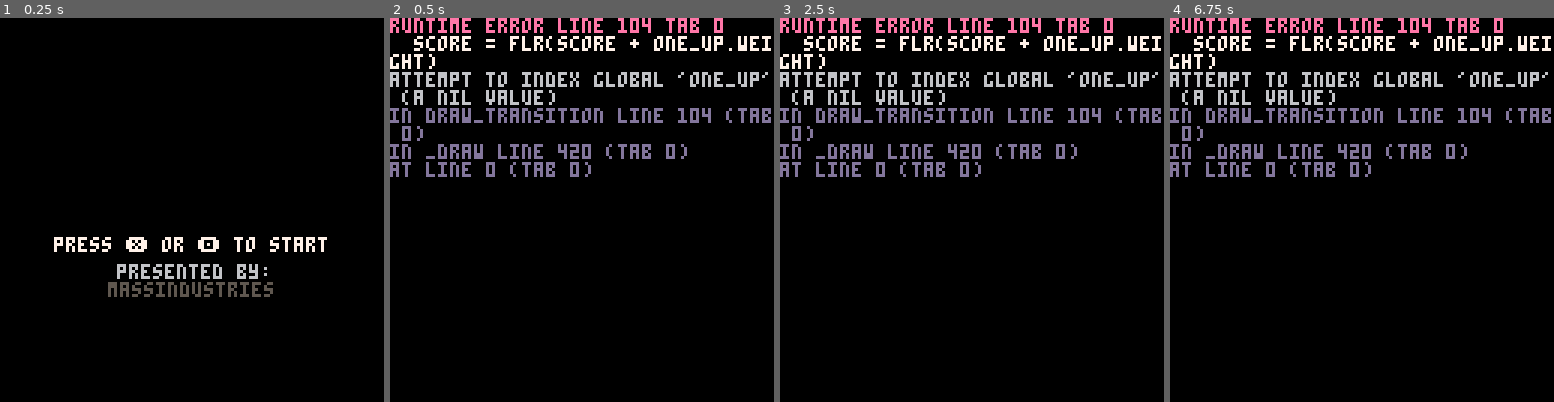
Above: before the commit, frames 1-4 (left to right).
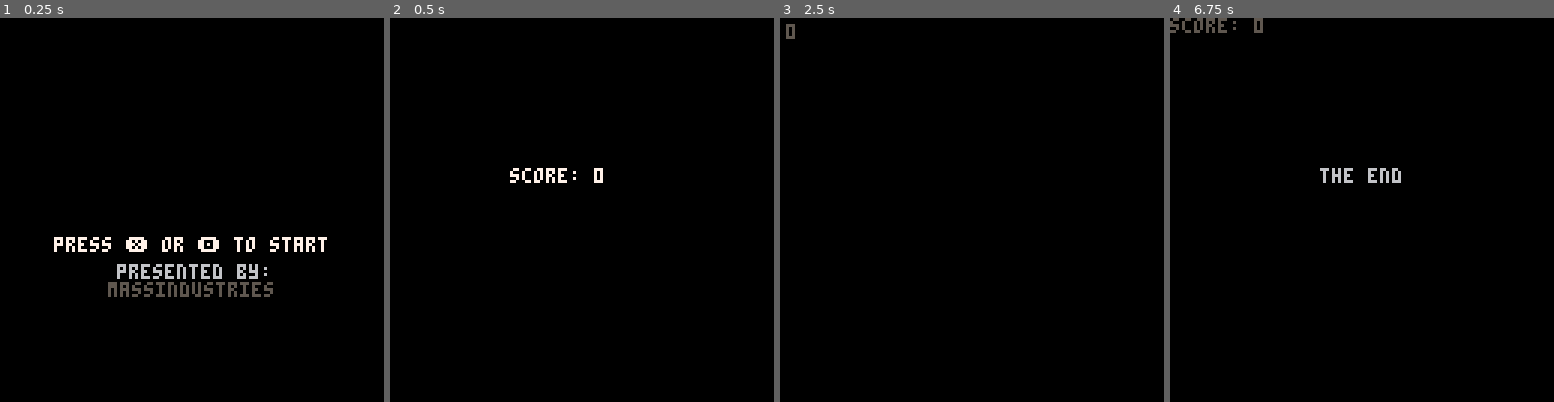
Above: after the commit, the same moments.

Repository: abemassry/dimensional-jump
Game: PICO-8 cartridge dimensional-jump.p8
The game is run twice, just before and just after one commit, with the same random seed, the same clock (stepped at 60 frames per second) and the same inputs.
Inputs:
- Up to frame 1 (0.25 s): no input
- Up to frame 2 (0.5 s): tap X (X key) at 0.33 s
- Up to frame 3 (2.5 s): tap O (Z key) at 0.7, 1.7, 2.1 s; tap X (X key) at 1.07, 1.85 s; hold Right 1.6-2.1 s; hold Up 2.15-2.42 s; hold Right from 2.47 s (still down)
- Up to frame 4 (6.75 s): tap O (Z key) every 0.4 s from 2.5 to 6.5 s; tap X (X key) every 1.12 s from 2.97 to 6.32 s; release Right at 3.03 s; hold Left 3.08-3.58 s; hold Down 3.63-3.97 s; hold Right 4.02-4.68 s; hold Up 4.73-5.03 s; hold Left 5.08-5.68 s; hold Down 5.73-6.03 s; hold Right 6.08-6.58 s; hold Right from 6.63 s (still down)

Frame 1 is identical in both runs. In frame 2, 8.9% of the frame differs, in the area x 0-100%, y 0-43%; in frame 3, 8.7%; in frame 4, 9.1%.
Error before the commit: runtime error line 104 tab 0; score = flr(score + one_up.weight); attempt to index global 'one_up' (a nil value)

Commit message:
start working on title screen

Diff:
--- a/dimensional-jump.p8
+++ b/dimensional-jump.p8
@@ -104,7 +104,7 @@
 
 function draw_transition()
 	if score_tabulate == 0 then
-		score = flr(score + one_up.weight)
+		-- TODO: tabulate score at end of level
 		score_tabulate = 1
 	end
 	local multiplier = flr(score/100) * 2
@@ -427,3 +427,64 @@
 	end
 
 end
+…(32 lines of a section not shown)…
+__map__
+0000800080000000000000000000000000000000000000000000000000000000000000000000000000000000000000000000000000000000000000000000000000000000000000000000000000000000000000000000000000000000000000000000000000000000000000000000000000000000000000000000000000000000
+0000000000000000000000000000000000000000000000000000000000000000000000000000000000000000000000000000000000000000000000000000000000000000000000000000000000000000000000000000000000000000000000000000000000000000000000000000000000000000000000000000000000000000
+0000000000000000000000000000000000000000000000000000000000000000000000000000000000000000000000000000000000000000000000000000000000000000000000000000000000000000000000000000000000000000000000000000000000000000000000000000000000000000000000000000000000000000
+0000000000000000000000000000000000000000000000000000000000000000000000000000000000000000000000000000000000000000000000000000000000000000000000000000000000000000000000000000000000000000000000000000000000000000000000000000000000000000000000000000000000000000
+0000000000000000000000000000000000000000000000000000000000000000000000000000000000000000000000000000000000000000000000000000000000000000000000000000000000000000000000000000000000000000000000000000000000000000000000000000000000000000000000000000000000000000
+0000000000000000000000000000000000000000000000008000000000000000000000000000000000000000000000000000000000000000000000000000000000000000000000000000000000000000000000000000000000000000000000000000000000000000000000000000000000000000000000000000000000000000
+0000000000000000000000000000000000000000000000008000000000000000000000000000000000000000000000000000000000000000000000000000000000000000000000000000000000000000000000000000000000000000000000000000000000000000000000000000000000000000000000000000000000000000
+0000000000000000000000000000000000000000000000000080000000000000000000000000000000000000000000000000000000000000000000000000000000000000000000000000000000000000000000000000000000000000000000000000000000000000000000000000000000000000000000000000000000000000
+0000000000000000000000000000000000000000000000000080000000000000000000000000000000000000000000000000000000000000000000000000000000000000000000000000000000000000000000000000000000000000000000000000000000000000000000000000000000000000000000000000000000000000
+0000000000000000000000000000000000000000000000000080000000000000000000000000000000000000000000000000000000000000000000000000000000000000000000000000000000000000000000000000000000000000000000000000000000000000000000000000000000000000000000000000000000000000
+0000000000000000000000000000000000000000000000000080000000000000000000000000000000000000000000000000000000000000000000000000000000000000000000000000000000000000000000000000000000000000000000000000000000000000000000000000000000000000000000000000000000000000
+0000000000000000000000000000000000000000000000000000800000000000000000000000000000000000000000000000000000000000000000000000000000000000000000000000000000000000000000000000000000000000000000000000000000000000000000000000000000000000000000000000000000000000
+0000000000000000000000000000000000000000000000000000800000000000000000000000000000000000000000000000000000000000000000000000000000000000000000000000000000000000000000000000000000000000000000000000000000000000000000000000000000000000000000000000000000000000
+0000000000000000000000000000000000000000000000000000800000000000000000000000000000000000000000000000000000000000000000000000000000000000000000000000000000000000000000000000000000000000000000000000000000000000000000000000000000000000000000000000000000000000
+0000000000000000000000000000000000000000000000000000800000000000000000000000000000000000000000000000000000000000000000000000000000000000000000000000000000000000000000000000000000000000000000000000000000000000000000000000000000000000000000000000000000000000
+0000000000000000000000000000000000000000000000000000008000000000000000000000000000000000000000000000000000000000000000000000000000000000000000000000000000000000000000000000000000000000000000000000000000000000000000000000000000000000000000000000000000000000
+0000000000000000000000000000000000000000000000000000008000000000000000000000000000000000000000000000000000000000000000000000000000000000000000000000000000000000000000000000000000000000000000000000000000000000000000000000000000000000000000000000000000000000
+0000000000000000000000000000000000000000000000000000008000000000000000000000000000000000000000000000000000000000000000000000000000000000000000000000000000000000000000000000000000000000000000000000000000000000000000000000000000000000000000000000000000000000
+0000000000000000000000000000000000000000000000000000000000000000000000000000000000000000000000000000000000000000000000000000000000000000000000000000000000000000000000000000000000000000000000000000000000000000000000000000000000000000000000000000000000000000
+0000000000000000000000000000000000000000000000000000000000000000000000000000000000000000000000000000000000000000000000000000000000000000000000000000000000000000000000000000000000000000000000000000000000000000000000000000000000000000000000000000000000000000
+0000000000000000000000000000000000000000000000000000000000000000000000000000000000000000000000000000000000000000000000000000000000000000000000000000000000000000000000000000000000000000000000000000000000000000000000000000000000000000000000000000000000000000
+0000000000000000000000000000000000000000000000000000000000000000000000000000000000000000000000000000000000000000000000000000000000000000000000000000000000000000000000000000000000000000000000000000000000000000000000000000000000000000000000000000000000000000
+0000000000000000000000000000000000000000000000000000000000000607080900000000000000000000000000000000000000000000000000000000000000000000000000000000000000000000000000000000000000000000000000000000000000000000000000000000000000000000000000000000000000000000
+0000000000000000000000000000000000000000000000000000000304051617181900000000000000000000000000000000000000000000000000000000000000000000000000000000000000000000000000000000000000000000000000000000000000000000000000000000000000000000000000000000000000000000
+0000000000000000000000000000000000000000000000000000011314152627282900000000000000000000000000000000000000000000000000000000000000000000000000000000000000000000000000000000000000000000000000000000000000000000000000000000000000000000000000000000000000000000
+0000000000000000000000000000000000000000000000000010112324253637383900000000000000000000000000000000000000000000000000000000000000000000000000000000000000000000000000000000000000000000000000000000000000000000000000000000000000000000000000000000000000000000
+0000000000000000000000000000000000000000000000000020213334350000000000000000000000000000000000000000000000000000000000000000000000000000000000000000000000000000000000000000000000000000000000000000000000000000000000000000000000000000000000000000000000000000
+0000000000000000000000000000000000000000000000000030310000000000000000000000000000000000000000000000000000000000000000000000000000000000000000000000000000000000000000000000000000000000000000000000000000000000000000000000000000000000000000000000000000000000
Not shown, changed: 32 lines of the sprite sheet (__gfx__) section of dimensional-jump.p8
